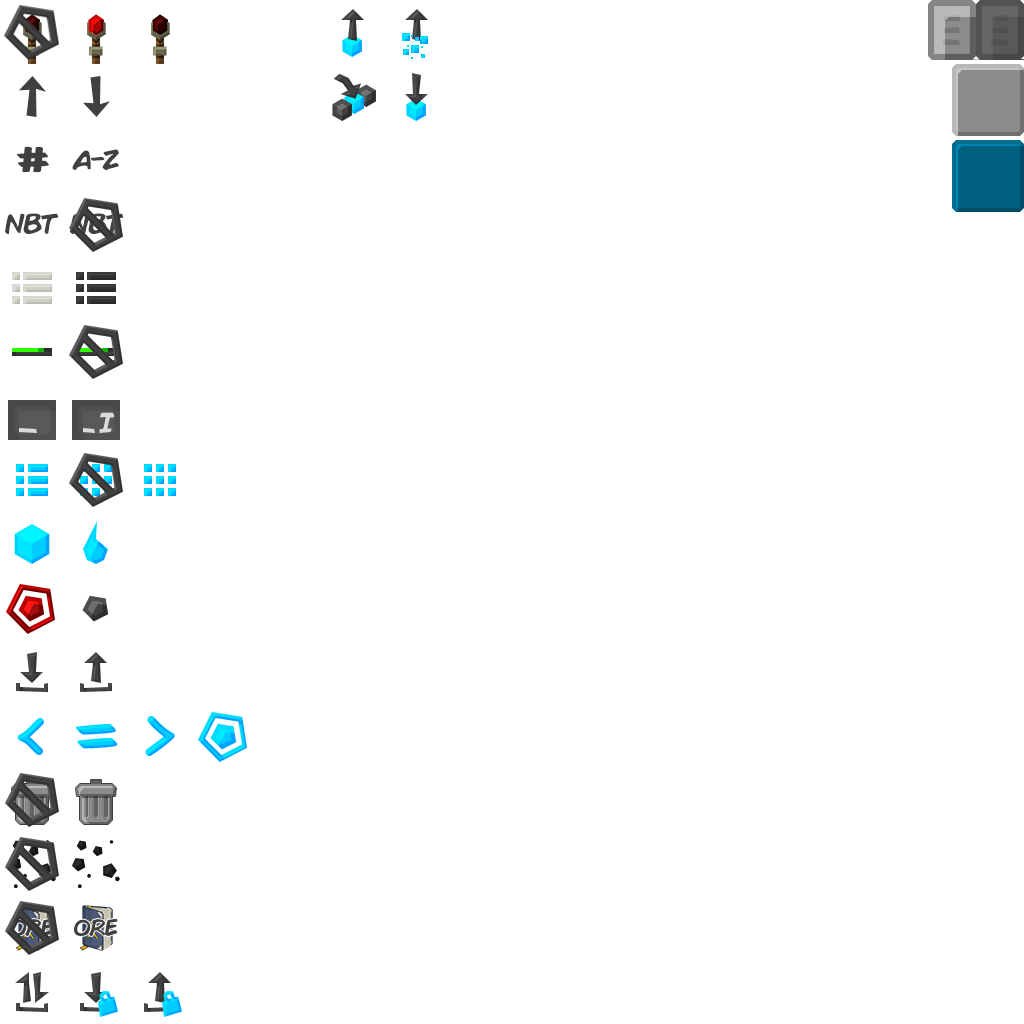
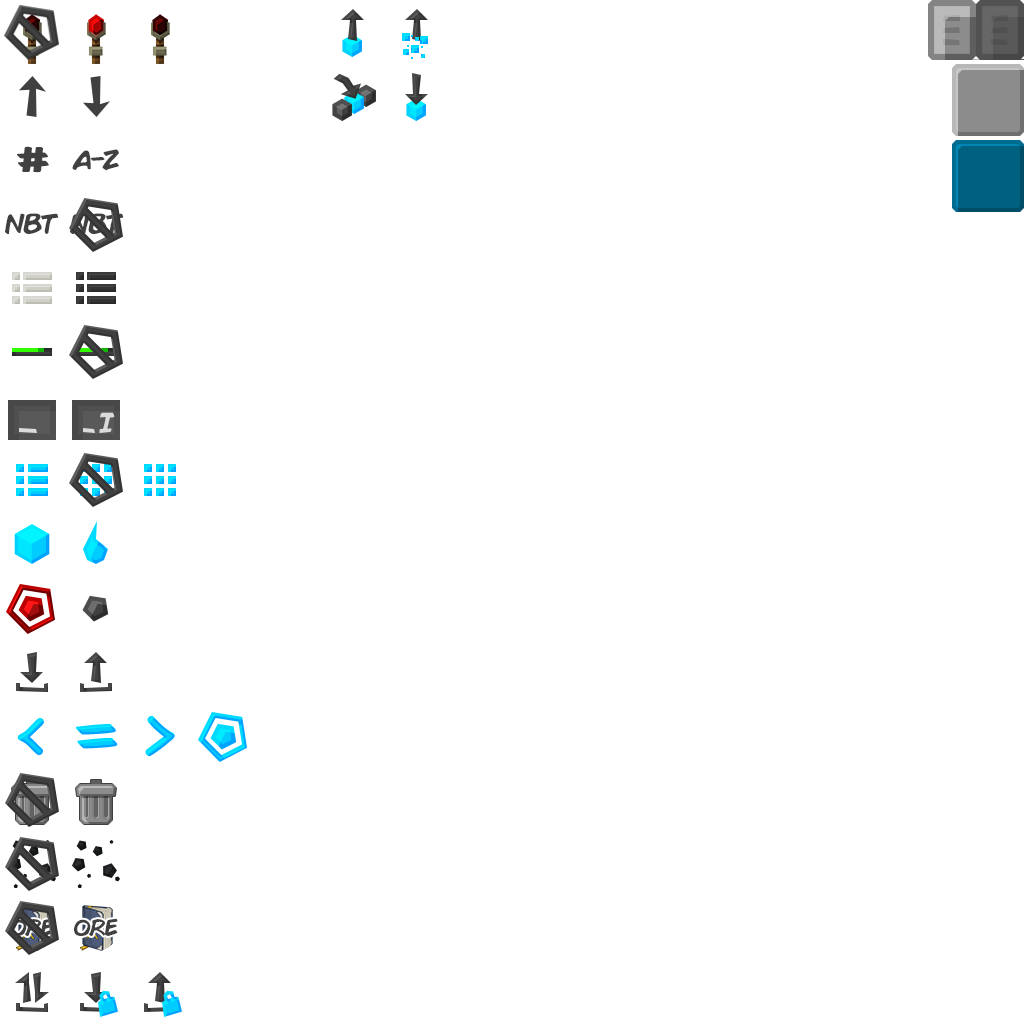
Before/after of a w=1024, h=1024 layered artwork. What changed in the layer stack:
pixels changed over [18, 917, 113, 938] (layer not identified)
